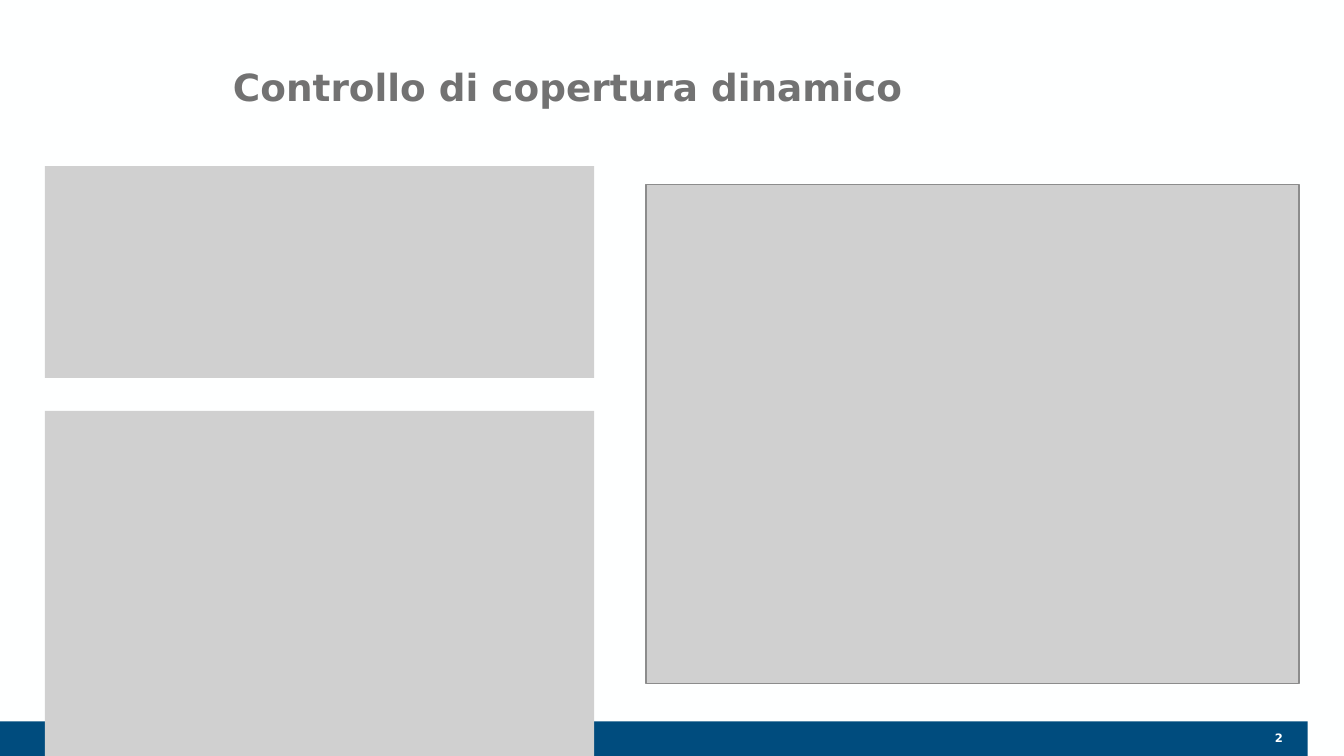
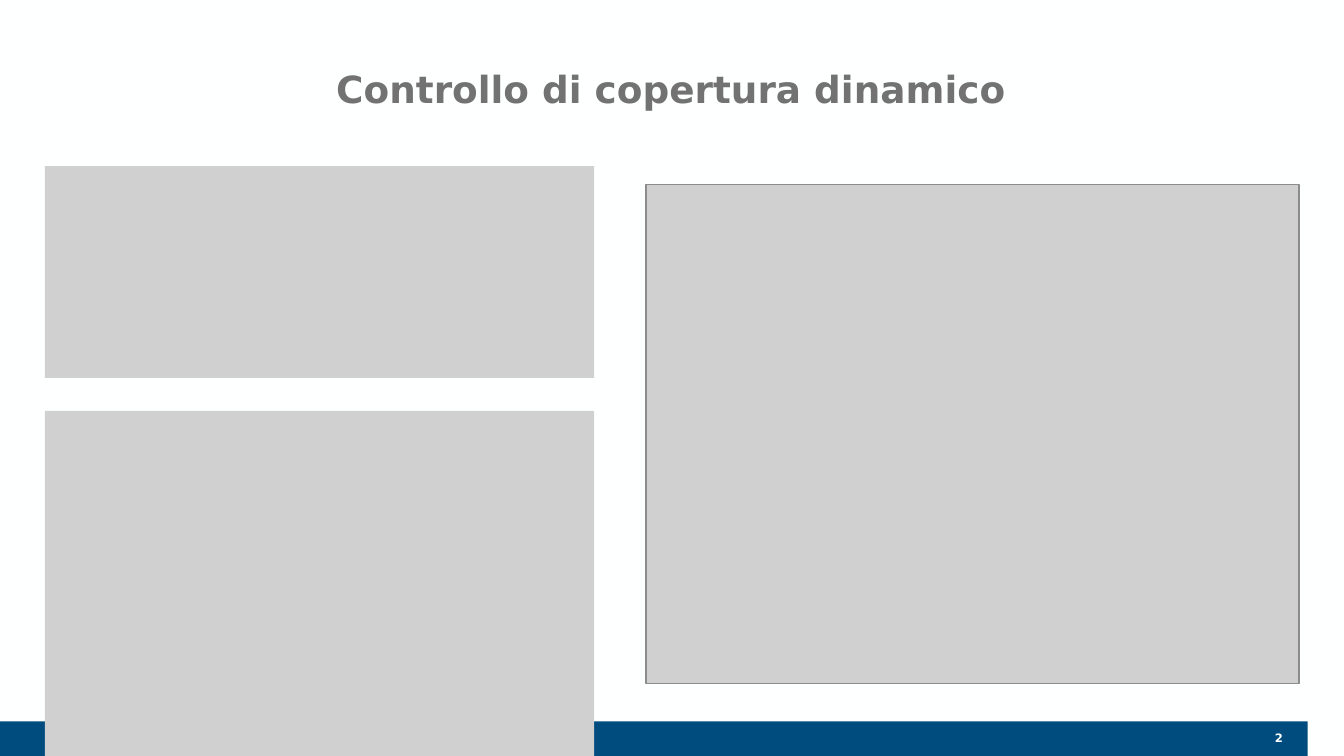
Before and after one commit to IvanNece/Tesi_Necerini, a slide deck: slide 2 of PowerPoint/TesiNecerini_Presentazione.pptx. Drawn at 1344x756 pixels with LibreOffice and Linux fonts; fonts in the diff are those of the drawing; grey boxes stand for pictures; background and template pictures are left out. Boxes give left, top, right and bottom in pixels: in the first picture for what was removed or moved away, otherwise in the second. Text is boxed around its words. In the diff, an @@ line names an element or a change of style, - is before the commit and + after.

```diff
--- a/PowerPoint/TesiNecerini_Presentazione.pptx
+++ b/PowerPoint/TesiNecerini_Presentazione.pptx
@@ title "Controllo di copertura dinamico": place and size @@
-title "Controllo di copertura dinamico" at <box>233,72,902,109</box>
+title "Controllo di copertura dinamico" at <box>336,74,1005,111</box>
```
Also in this commit, not shown: 2 other slides changed, 5 slides added, 1 slide removed, 4 other files.
